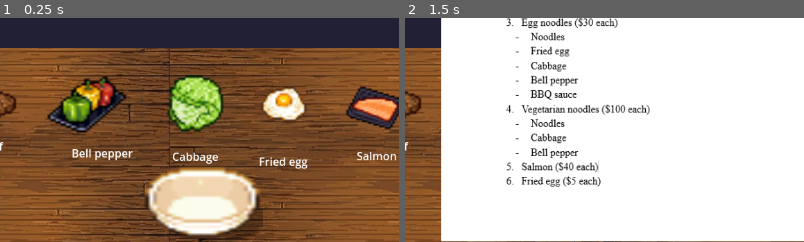
Above: before the commit, frames 1-2 (left to right).
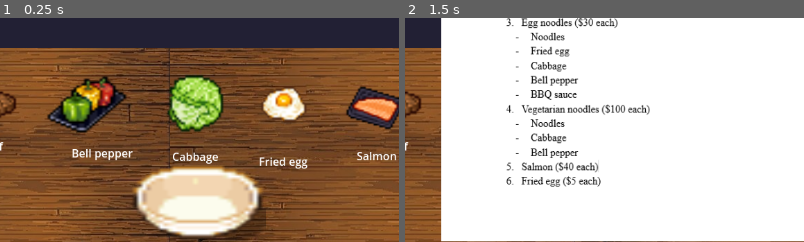
Above: after the commit, the same moments.

Repository: nghho55/parabola_gate
Game: Godot game, scene res://restaurant.tscn
The game is run twice, just before and just after one commit, with the same random seed, the same clock (stepped at 60 frames per second) and the same inputs. This scene is started directly instead of the project's main scene.
Inputs:
- Up to frame 1 (0.25 s): no input
- Up to frame 2 (1.5 s): tap Enter at 0.5 s; hold D (move_right) 0.53-1.25 s; click "Read menu" at 1.25 s
The pictures show only the part of the screen within x 23-73%, y 50-100%; the shares and areas given below are measured in that part.

The runs differ from the first frame. In frame 1, 3.4% of the frame differs, in the area x 33-67%, y 65-100%; in frame 2, less than 0.1%.

Commit message:
day9milestone1

Diff:
--- a/parabola-gate-noodles/restaurant.tscn
+++ b/parabola-gate-noodles/restaurant.tscn
@@ -12,6 +12,9 @@
 [ext_resource type="Texture2D" uid="uid://c13ihdn8t4ijt" path="res://assets/noodles.png" id="9_xpvah"]
 [ext_resource type="Texture2D" uid="uid://cgt2n2dx0d0qc" path="res://assets/bowl.png" id="10_6dwcb"]
 [ext_resource type="Texture2D" uid="uid://cc1eqmpouksor" path="res://assets/menu.png" id="12_yamf8"]
+[ext_resource type="Texture2D" uid="uid://bovhx1wxyar1l" path="res://assets/bbq-paste.png" id="13_ji0jg"]
+[ext_resource type="Texture2D" uid="uid://b07ti5x6kf2qd" path="res://assets/bell-pepper-chopped.png" id="14_hlp4a"]
+[ext_resource type="Texture2D" uid="uid://c3tmcbqax0d8k" path="res://assets/cabbage-chopped.png" id="15_vs3kd"]
 
 [sub_resource type="TileSetAtlasSource" id="TileSetAtlasSource_1pkq2"]
 texture = ExtResource("1_mtvav")
@@ -1335,10 +1338,26 @@
 radius = 58.137768
 
 [sub_resource type="RectangleShape2D" id="RectangleShape2D_ilmu6"]
-size = Vector2(171, 103)
+size = Vector2(173, 94.5)
 
 [sub_resource type="RectangleShape2D" id="RectangleShape2D_ji0jg"]
 size = Vector2(555, 647)
+
+[sub_resource type="RectangleShape2D" id="RectangleShape2D_mv1iw"]
+size = Vector2(114, 56.5)
+
+[sub_resource type="CircleShape2D" id="CircleShape2D_p5odq"]
+radius = 34.132095
+
+[sub_resource type="CapsuleShape2D" id="CapsuleShape2D_6wfd3"]
+radius = 19.0
+height = 38.0
+
+[sub_resource type="CircleShape2D" id="CircleShape2D_vs3kd"]
+radius = 28.01785
+
+[sub_resource type="RectangleShape2D" id="RectangleShape2D_obl2x"]
+size = Vector2(71, 36)
 
 [node name="Restaurant" type="Node"]
 script = ExtResource("1_ilmu6")
@@ -1486,14 +1505,15 @@
 text = "Noodles"
 
 [node name="Bowl" type="Area2D" parent="."]
+position = Vector2(611, 572)
 
 [node name="Sprite2D" type="Sprite2D" parent="Bowl"]
-position = Vector2(558.5, 582.5)
-scale = Vector2(5.4687486, 4.156251)
+position = Vector2(-59.250004, 9.74999)
+scale = Vector2(6.171874, 4.3281255)
 texture = ExtResource("10_6dwcb")
 
 [node name="CollisionShape2D" type="CollisionShape2D" parent="Bowl"]
-position = Vector2(557.5, 589.5)
+position = Vector2(-58.5, 16.75)
 shape = SubResource("RectangleShape2D_ilmu6")
 
 [node name="Menu" type="Area2D" parent="."]
@@ -1507,6 +1527,70 @@
 [node name="CollisionShape2D" type="CollisionShape2D" parent="Menu"]
 position = Vector2(596.5, 323.5)
 shape = SubResource("RectangleShape2D_ji0jg")
+
+[node name="Node" type="Node" parent="."]
+
+[node name="Noodles" type="Area2D" parent="Node"]
+visible = false
+
+[node name="Sprite2D" type="Sprite2D" parent="Node/Noodles"]
+position = Vector2(566.5, 589.375)
+scale = Vector2(0.27662724, 0.20257443)
+texture = ExtResource("9_xpvah")
+
+[node name="CollisionShape2D" type="CollisionShape2D" parent="Node/Noodles"]
+position = Vector2(556, 586.75)
+shape = SubResource("RectangleShape2D_mv1iw")
+debug_color = Color(0.9460456, 0.15821013, 0.43895587, 0.41960785)
+
+[node name="BBQSauce" type="Area2D" parent="Node"]
+visible = false
+
+[node name="Sprite2D" type="Sprite2D" parent="Node/BBQSauce"]
+position = Vector2(590, 613)
+scale = Vector2(0.48214287, 0.487082)
+texture = ExtResource("13_ji0jg")
+
+[node name="CollisionShape2D" type="CollisionShape2D" parent="Node/BBQSauce"]
+position = Vector2(557, 584)
+shape = SubResource("CircleShape2D_p5odq")
+
+[node name="Beef" type="Area2D" parent="Node"]
+visible = false
+position = Vector2(587, 573)
+
+[node name="Sprite2D" type="Sprite2D" parent="Node/Beef"]
+position = Vector2(1.0000153, -3.0517578e-05)
+scale = Vector2(2.312501, 2.0625)
+texture = ExtResource("4_xpvah")
+
+[node name="CollisionShape2D" type="CollisionShape2D" parent="Node/Beef"]
+shape = SubResource("CapsuleShape2D_6wfd3")
+
+[node name="BellPepper" type="Area2D" parent="Node"]
+visible = false
+position = Vector2(598, 577)
+
+[node name="Sprite2D" type="Sprite2D" parent="Node/BellPepper"]
+position = Vector2(-64, -5.9999833)
+scale = Vector2(0.89062494, 0.55913955)
+texture = ExtResource("14_hlp4a")
+
+[node name="CollisionShape2D" type="CollisionShape2D" parent="Node/BellPepper"]
+position = Vector2(-69, -7)
+shape = SubResource("CircleShape2D_vs3kd")
+
+[node name="Cabbage" type="Area2D" parent="Node"]
+visible = false
+
+[node name="Sprite2D" type="Sprite2D" parent="Node/Cabbage"]
+position = Vector2(535.875, 602.5)
+scale = Vector2(0.23699783, 0.15605077)
+texture = ExtResource("15_vs3kd")
+
+[node name="CollisionShape2D" type="CollisionShape2D" parent="Node/Cabbage"]
+position = Vector2(537.5, 602)
+shape = SubResource("RectangleShape2D_obl2x")
 
 [node name="MenuButton" type="Button" parent="."]
 offset_left = 1000.0
Binary file added: parabola-gate-noodles/assets/bbq-paste.png
Not shown, added: parabola-gate-noodles/assets/bbq-paste.png.import
Binary file added: parabola-gate-noodles/assets/bell-pepper-chopped.png
Not shown, added: parabola-gate-noodles/assets/bell-pepper-chopped.png.import
Binary file added: parabola-gate-noodles/assets/cabbage-chopped.png
Not shown, added: parabola-gate-noodles/assets/cabbage-chopped.png.import
Not shown: 1 places in parabola-gate-noodles/restaurant.tscn that only renumber resources
